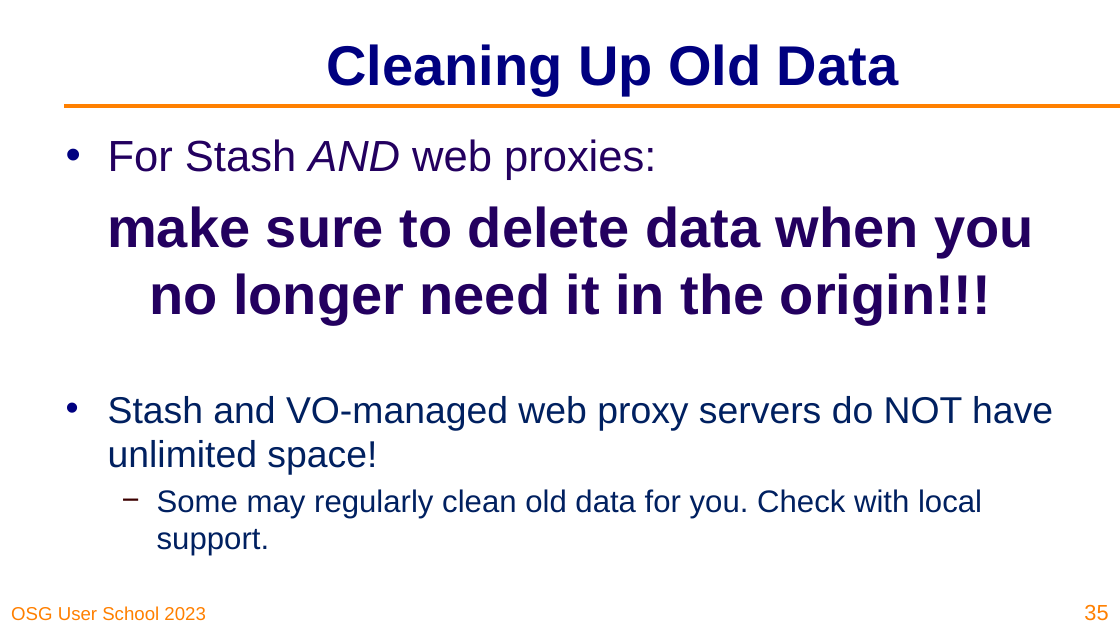
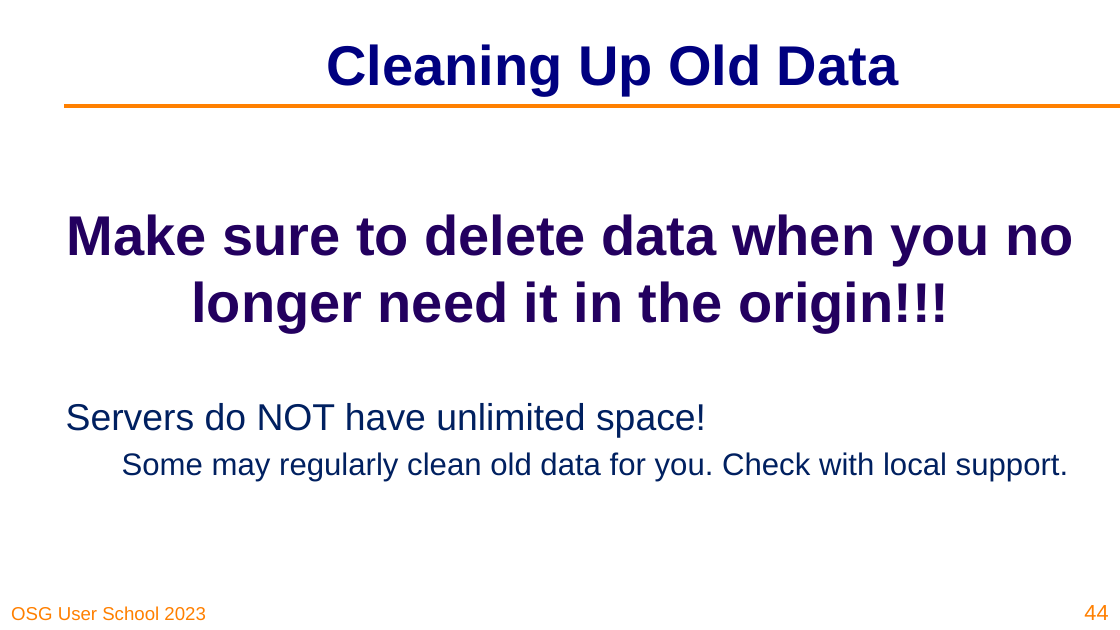
Before and after one commit to osg-htc/user-school-2023, a slide deck: slide 44 of docs/materials/data/files/osgus23-data.pptx (slide 35 before the commit). Drawn at 1120x630 pixels with LibreOffice and Linux fonts; fonts in the diff are those of the drawing; background and template pictures are left out. Boxes give left, top, right and bottom in pixels: in the first picture for what was removed or moved away, otherwise in the second. Text is boxed around its words. In the diff, an @@ line names an element or a change of style, - is before the commit and + after.

Commit message:
Updated Data slides

```diff
--- a/docs/materials/data/files/osgus23-data.pptx
+++ b/docs/materials/data/files/osgus23-data.pptx
@@ text at (x1=66, y1=214, x2=1074, y2=438): text changed; size 24 to 36 pt; bold on @@
-• For Stash AND web proxies:
-make sure to delete data when you no longer need it in the origin!!!
-• Stash and VO-managed web proxy servers do NOT have unlimited space!
+Make sure to delete data when you no longer need it in the origin!!!
+Servers do NOT have unlimited space!
@@ text at (x1=122, y1=452, x2=1068, y2=481): bullet − to none; list level 2 to 1 in "Some may regularly clean old ..." @@
@@ page number at (x1=1084, y1=605, x2=1108, y2=620): text changed @@
-35
+44
```
Also in this commit, not shown: 15 other slides changed, 15 slides added, 11 slides removed, 1 other file.
